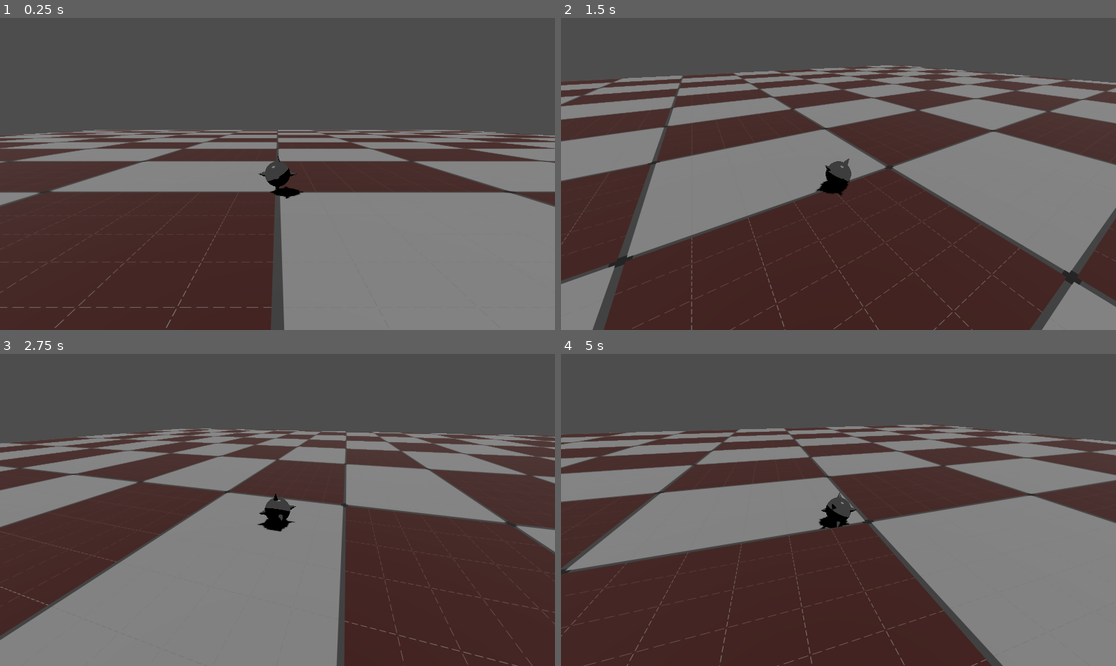
Above: before the commit, frames 1-4 (two rows, left to right).
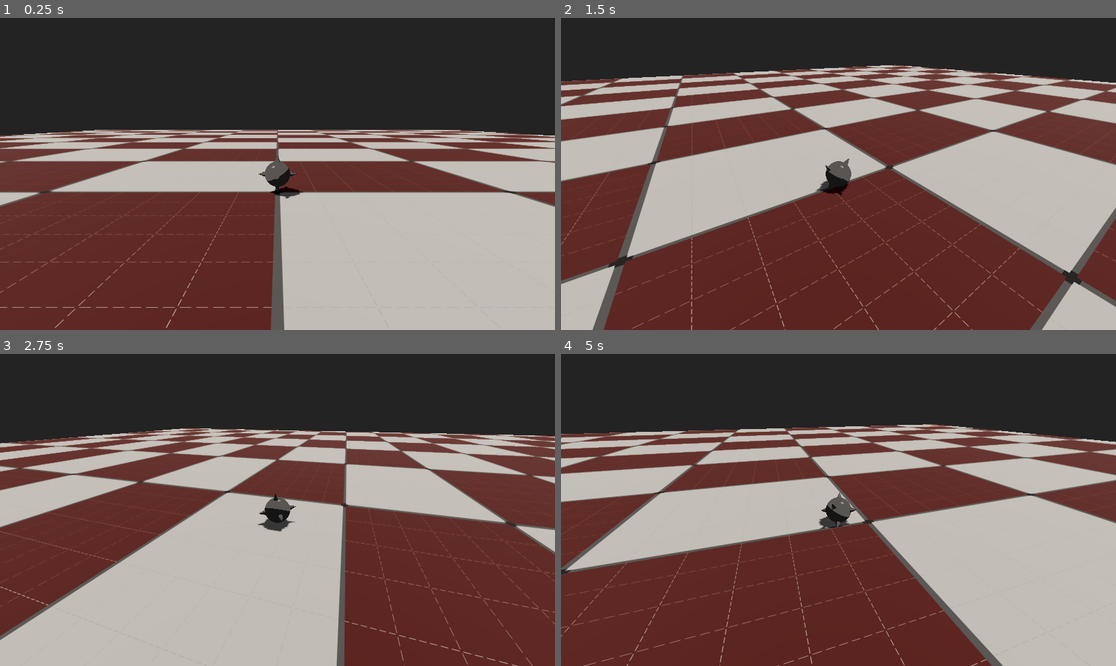
Above: after the commit, the same moments.

Repository: erikringwalters/pirate-jam-16-prototype
Game: Godot game, scene res://main.tscn
The game is run twice, just before and just after one commit, with the same random seed, the same clock (stepped at 60 frames per second) and the same inputs.
Inputs (mouse positions are in pixels of both pictures, inside the frame that each line leads up to):
- Up to frame 1 (0.25 s): no input
- Up to frame 2 (1.5 s): move the mouse to (960, 158) at 0.52 s; press the mouse at (960, 158) at 0.53 s; hold D (move_right) 0.53-1.28 s; move the mouse to (810, 174) at 1.27 s; release the mouse at (810, 174) at 1.28 s; hold W (move_up) from 1.28 s (still down); click (810, 174) at 1.35 s
- Up to frame 3 (2.75 s): keep holding W (move_up); move the mouse to (288, 503) at 2.02 s; press the mouse at (288, 503) at 2.03 s
- Up to frame 4 (5 s): keep holding W (move_up); move the mouse to (832, 516) at 2.77 s; release the mouse at (832, 516) at 2.78 s; click (832, 516) at 2.85 s; move the mouse to (877, 513) at 3.52 s; press the mouse at (877, 513) at 3.53 s; move the mouse to (794, 506) at 4.27 s; release the mouse at (794, 506) at 4.28 s; click (794, 506) at 4.35 s

The runs differ from the first frame. In frame 1, 100% of the frame differs, in the area x 0-100%, y 0-100%; in frame 2, 99%; in frame 3, 100%; in frame 4, 100%.

Commit message:
input mapping bug fix

Diff:
--- a/main.tscn
+++ b/main.tscn
@@ -1,8 +1,14 @@
-[gd_scene load_steps=7 format=3 uid="uid://ct0tti2mfck6l"]
+[gd_scene load_steps=8 format=3 uid="uid://ct0tti2mfck6l"]
 
 [ext_resource type="PackedScene" uid="uid://bwge4babpy161" path="res://scenes/player.tscn" id="1_0xm2m"]
 [ext_resource type="PhysicsMaterial" uid="uid://baifveh640c1m" path="res://materials/physics_friction.tres" id="2_1bvp3"]
 [ext_resource type="Shader" uid="uid://cyolrnj113mxo" path="res://shaders/floor.gdshader" id="2_h2yge"]
+
+[sub_resource type="Environment" id="Environment_h2yge"]
+background_mode = 1
+background_color = Color(0.138034, 0.138034, 0.138034, 1)
+ambient_light_source = 2
+ambient_light_color = Color(0.533333, 0.533333, 0.533333, 1)
 
 [sub_resource type="BoxShape3D" id="BoxShape3D_1bvp3"]
 size = Vector3(1000, 1, 1000)
@@ -37,6 +43,9 @@
 
 [node name="Main" type="Node3D"]
 
+[node name="WorldEnvironment" type="WorldEnvironment" parent="."]
+environment = SubResource("Environment_h2yge")
+
 [node name="Player" parent="." instance=ExtResource("1_0xm2m")]
 transform = Transform3D(1, 0, 0, 0, 1, 0, 0, 0, 1, 0, 1, 0)
 
@@ -53,5 +62,6 @@
 
 [node name="DirectionalLight3D" type="DirectionalLight3D" parent="."]
 transform = Transform3D(0, 0.866025, 0.5, 3.55271e-15, -0.5, 0.866025, 1, 1.77636e-15, -3.07674e-15, 0, 30, 0)
-light_energy = 1.5
+light_color = Color(0.938865, 0.90377, 0.865132, 1)
+light_energy = 2.0
 shadow_enabled = true
--- a/project.godot
+++ b/project.godot
@@ -43,7 +43,7 @@
 move_right={
 "deadzone": 0.2,
 "events": [Object(InputEventKey,"resource_local_to_scene":false,"resource_name":"","device":-1,"window_id":0,"alt_press …(192 unchanged characters)…
-, Object(InputEventJoypadMotion,"resource_local_to_scene":false,"resource_name":"","device":-1,"axis":2,"axis_value":1.0,"script":null)
+, Object(InputEventJoypadMotion,"resource_local_to_scene":false,"resource_name":"","device":-1,"axis":0,"axis_value":1.0,"script":null)
 ]
 }
 jump={
